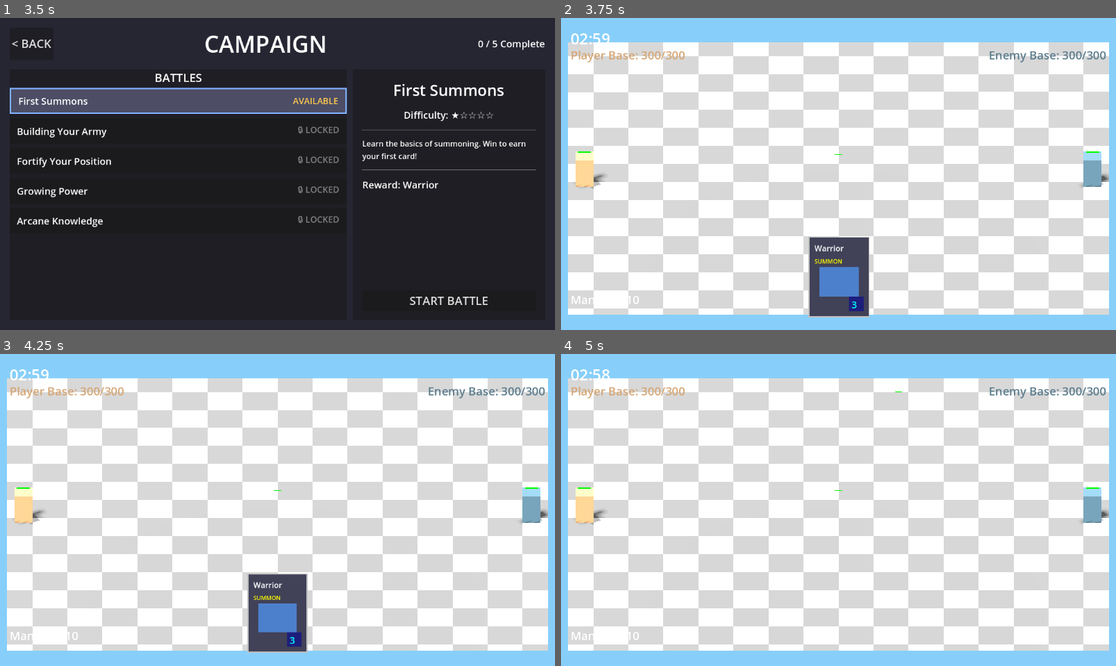
Above: before the commit, frames 1-4 (two rows, left to right).
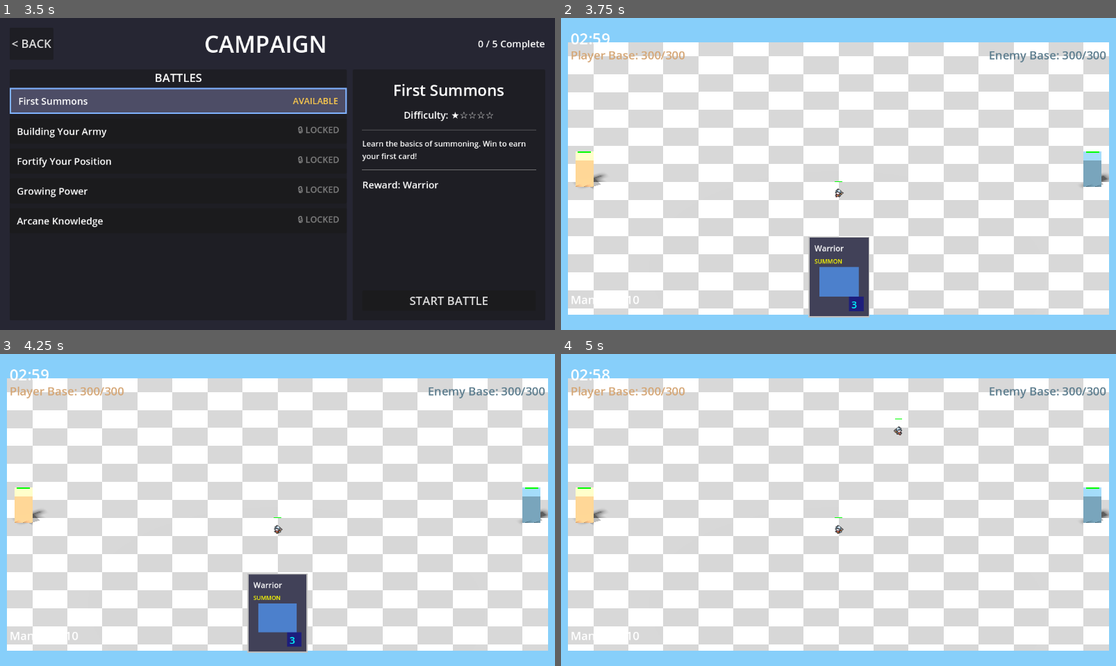
Above: after the commit, the same moments.

Repository: amari-charles/project-summoner
Game: Godot game, scene res://scenes/ui/main_menu.tscn
Same seed, same stepped clock (60 frames per second), same inputs: the game is played once before the commit and once after it.
Inputs (mouse positions are in pixels of both pictures, inside the frame that each line leads up to):
- Up to frame 1 (3.5 s): click "PLAY" at 0.5 s; click "SELECT" at 1.25 s; click "CHOOSE WARRIOR" at 2 s; click (177, 99) at 2.75 s
- Up to frame 2 (3.75 s): click "START BATTLE" at 3.5 s
- Up to frame 3 (4.25 s): no input
- Up to frame 4 (5 s): tap Enter at 4.25 s; drag from (838, 612) to (894, 441) at 4.27 s

Frame 1 is identical in both runs. In frame 2, less than 0.1% of the frame differs, in the area x 49-51%, y 43-58%; in frame 3, less than 0.1%; in frame 4, less than 0.1%, in the area x 49-62%, y 12-58%.

Commit message:
Revert viewport-based positioning - broke everything
The viewport-based positioning approach was fundamentally flawed:
- Positioned sprite CENTER at viewport bottom
- Since sprites are centered=true, half was clipped off viewport
- Made all characters invisible

**Simple Fix Implemented:**

Added `sprite_height` export to both components:
- Default: 1.5 units for human-sized characters
- Easily configurable per character (giants, goblins, etc.)
- Sprite3D.position.y = sprite_height in _ready()

**Reverted Changes:**
- Sprite3D back to Y=1.5 in scene files
- Removed sprite_anchor and viewport positioning logic
- Restored position_offset for Neade (300, 200)
- HP bar offset back to 3.2

**This Approach Works:**
- Simple and predictable
- Characters visible immediately
- Easy to adjust per character
- No complex viewport math

My apologies for the over-engineered solution that broke everything.
The simple export variable approach is better.

🤖 Generated with [Claude Code](https://claude.com/claude-code)

Co-Authored-By: Claude <noreply@anthropic.com>

Diff:
--- a/scenes/units/neade_3d.tscn
+++ b/scenes/units/neade_3d.tscn
@@ -31,3 +31,4 @@
 [node name="Visual" parent="." instance=ExtResource("3_skeletal_component")]
 skeletal_scene = ExtResource("2_neade_visual")
 scale_factor = Vector2(0.08, 0.08)
+position_offset = Vector2(300, 200)
--- a/scenes/units/skeletal_character_2d5_component.tscn
+++ b/scenes/units/skeletal_character_2d5_component.tscn
@@ -9,7 +9,7 @@
 script = ExtResource("1_script")
 
 [node name="Sprite3D" type="Sprite3D" parent="."]
-transform = Transform3D(1, 0, 0, 0, 1, 0, 0, 0, 1, 0, 0, 0)
+transform = Transform3D(1, 0, 0, 0, 1, 0, 0, 0, 1, 0, 1.5, 0)
 pixel_size = 0.01
 billboard = 2
 shaded = true
--- a/scenes/units/sprite_character_2d5_component.tscn
+++ b/scenes/units/sprite_character_2d5_component.tscn
@@ -9,7 +9,7 @@
 script = ExtResource("1_script")
 
 [node name="Sprite3D" type="Sprite3D" parent="."]
-transform = Transform3D(1, 0, 0, 0, 1, 0, 0, 0, 1, 0, 0, 0)
+transform = Transform3D(1, 0, 0, 0, 1, 0, 0, 0, 1, 0, 1.5, 0)
 pixel_size = 0.025
 billboard = 2
 shaded = true
--- a/scripts/ui/floating_hp_bar.gd
+++ b/scripts/ui/floating_hp_bar.gd
@@ -7,7 +7,7 @@
 ## Visual settings
 @export var bar_width: float = 0.8  ## Width in world units (smaller for units)
 @export var bar_height: float = 0.08  ## Height in world units
-@export var offset_y: float = 6.8  ## Height above unit (above character head)
+@export var offset_y: float = 3.2  ## Height above unit (above character head)
 @export var show_on_damage_only: bool = false  ## Hide when at full HP
 @export var fade_delay: float = 3.0  ## Seconds before fading when damaged
 @export var fade_duration: float = 0.5  ## Fade out time
--- a/scripts/units/skeletal_character_2d5_component.gd
+++ b/scripts/units/skeletal_character_2d5_component.gd
@@ -4,14 +4,13 @@
 ## Skeletal-based 2.5D Character Rendering Component
 ## Renders skeletal 2D animations in 3D space using Skeleton2D/AnimationPlayer + SubViewport
 
-## Sprite anchor point in viewport (0-1 range)
-## X: 0=left, 0.5=center, 1=right
-## Y: 0=top, 0.5=center, 1=bottom (feet on ground)
-@export var sprite_anchor: Vector2 = Vector2(0.5, 1.0)
+## Height of the Sprite3D above ground (adjust per character size)
+## Default: 1.5 units for human-sized characters
+@export var sprite_height: float = 1.5
 
 @export var skeletal_scene: PackedScene = null  ## The skeletal animation scene to instance
 @export var scale_factor: Vector2 = Vector2(0.08, 0.08)  ## Scale of the skeletal model
-@export var position_offset: Vector2 = Vector2(0, 0)  ## DEPRECATED: Use sprite_anchor instead
+@export var position_offset: Vector2 = Vector2(300, 200)  ## Position offset in viewport
 
 @onready var sprite_3d: Sprite3D = $Sprite3D
 @onready var viewport: SubViewport = $Sprite3D/SubViewport
@@ -24,12 +23,12 @@
 	# Force viewport to render every frame
 	viewport.render_target_update_mode = SubViewport.UPDATE_ALWAYS
 
+	# Set Sprite3D height
+	sprite_3d.position.y = sprite_height
+
 	# Instance the skeletal scene if provided
 	if skeletal_scene:
 		_instance_skeletal_scene()
-
-	# Position model based on anchor
-	_update_model_position()
 
 ## Instance the skeletal animation scene into the viewport
 func _instance_skeletal_scene() -> void:
@@ -42,10 +41,9 @@
 		push_error("Skeletal2D5Component: Failed to instance skeletal scene")
 		return
 
-	# Apply scale
+	# Apply scale and position
 	skeletal_instance.scale = scale_factor
-
-	# Position will be set by _update_model_position()
+	skeletal_instance.position = position_offset
 
 	# Add to viewport
 	model_container.add_child(skeletal_instance)
@@ -145,27 +143,3 @@
 	var unit = get_parent()
 	if unit and unit.has_method("_on_attack_impact"):
 		unit._on_attack_impact()
-
-## Position the 2D skeletal model within viewport based on anchor point
-## This ensures character feet align with the bottom edge when anchor.y = 1.0
-func _update_model_position() -> void:
-	if not model_container or not viewport:
-		return
-
-	# Get viewport size
-	var viewport_size = viewport.size
-
-	# Calculate position based on anchor
-	# anchor (0.5, 1.0) means center-bottom
-	var target_pos = Vector2(
-		viewport_size.x * sprite_anchor.x,
-		viewport_size.y * sprite_anchor.y
-	)
-
-	# Apply position_offset for backwards compatibility if needed
-	if position_offset != Vector2.ZERO:
-		push_warning("SkeletalCharacter2D5Component: position_offset is deprecated, use sprite_anchor instead")
-		target_pos += position_offset
-
-	model_container.position = target_pos
-	print("SkeletalCharacter2D5: Positioned model at %v (viewport: %v, anchor: %v)" % [target_pos, viewport_size, sprite_anchor])
--- a/scripts/units/sprite_character_2d5_component.gd
+++ b/scripts/units/sprite_character_2d5_component.gd
@@ -4,10 +4,9 @@
 ## Sprite-based 2.5D Character Rendering Component
 ## Renders 2D sprite animations in 3D space using AnimatedSprite2D + SubViewport
 
-## Sprite anchor point in viewport (0-1 range)
-## X: 0=left, 0.5=center, 1=right
-## Y: 0=top, 0.5=center, 1=bottom (feet on ground)
-@export var sprite_anchor: Vector2 = Vector2(0.5, 1.0)
+## Height of the Sprite3D above ground (adjust per character size)
+## Default: 1.5 units for human-sized characters
+@export var sprite_height: float = 1.5
 
 @onready var sprite_3d: Sprite3D = $Sprite3D
 @onready var viewport: SubViewport = $Sprite3D/SubViewport
@@ -17,8 +16,8 @@
 	# Force viewport to render every frame
 	viewport.render_target_update_mode = SubViewport.UPDATE_ALWAYS
 
-	# Position sprite based on anchor
-	_update_sprite_position()
+	# Set Sprite3D height
+	sprite_3d.position.y = sprite_height
 
 ## Set the SpriteFrames resource for this character
 func set_sprite_frames(frames: SpriteFrames) -> void:
@@ -65,22 +64,3 @@
 			if fps > 0:
 				return frame_count / fps
 	return 1.0  # Fallback duration
-
-## Position the 2D sprite within viewport based on anchor point
-## This ensures character feet align with the bottom edge when anchor.y = 1.0
-func _update_sprite_position() -> void:
-	if not character_sprite or not viewport:
-		return
-
-	# Get viewport size
-	var viewport_size = viewport.size
-
-	# Calculate position based on anchor
-	# anchor (0.5, 1.0) means center-bottom
-	var target_pos = Vector2(
-		viewport_size.x * sprite_anchor.x,
-		viewport_size.y * sprite_anchor.y
-	)
-
-	character_sprite.position = target_pos
-	print("SpriteCharacter2D5: Positioned sprite at %v (viewport: %v, anchor: %v)" % [target_pos, viewport_size, sprite_anchor])
